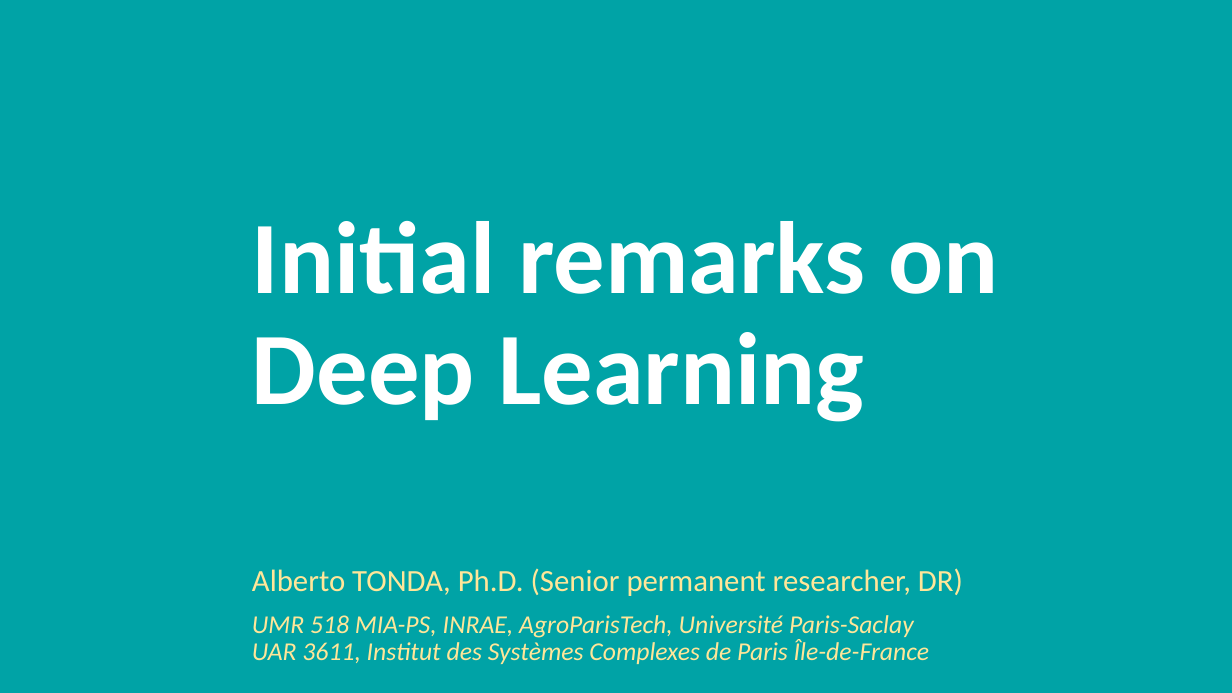
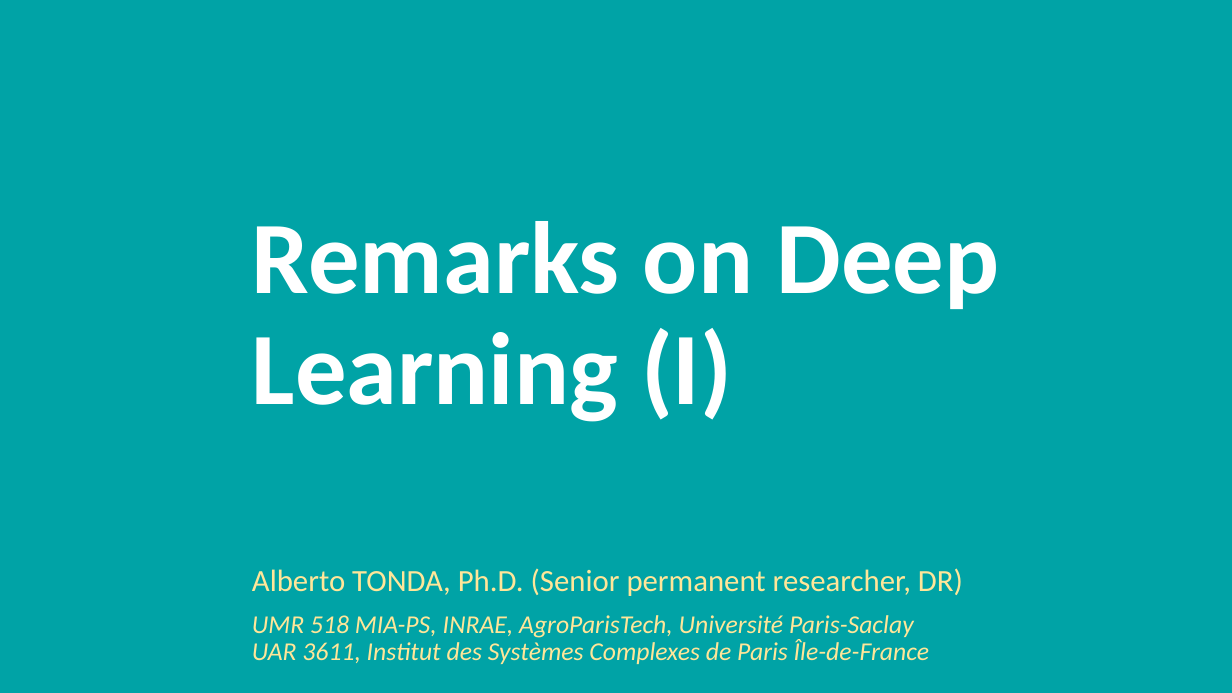
Before and after one commit to albertotonda/teaching, a slide deck: slide 1 of deep-learning-in-practice-with-pytorch/1-remarks-on-neural-networks.pptx. Drawn at 1232x693 pixels with LibreOffice and Linux fonts; fonts in the diff are those of the drawing; background and template pictures are left out. Boxes give left, top, right and bottom in pixels: in the first picture for what was removed or moved away, otherwise in the second. Text is boxed around its words. In the diff, an @@ line names an element or a change of style, - is before the commit and + after.

```diff
--- a/deep-learning-in-practice-with-pytorch/1-remarks-on-neural-networks.pptx
+++ b/deep-learning-in-practice-with-pytorch/1-remarks-on-neural-networks.pptx
@@ title at bbox=[252, 221, 999, 422]: text changed @@
-Initial remarks on Deep Learning
+Remarks on Deep Learning (I)
```
Also in this commit, not shown: 6 other slides changed, 4 slides added, 11 other files.
